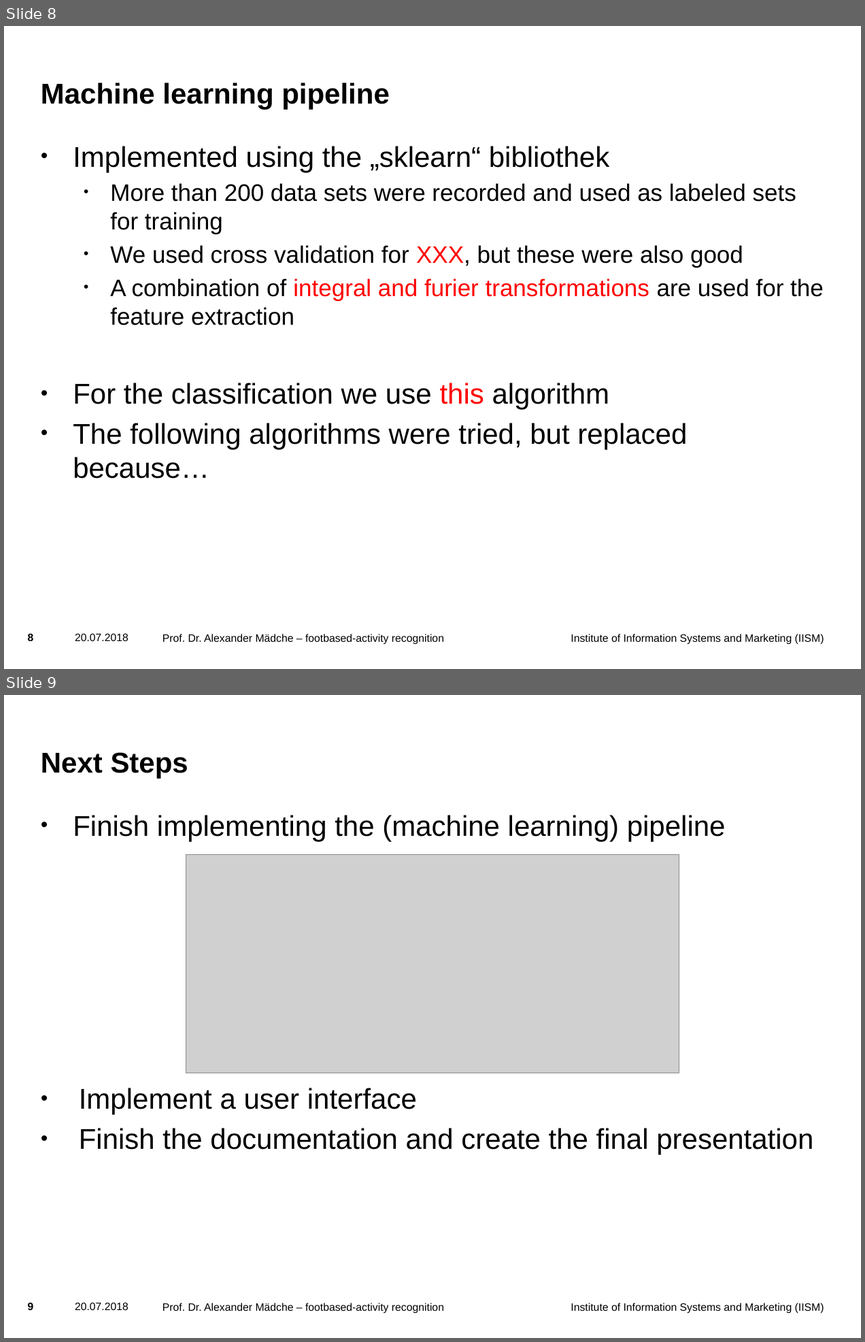
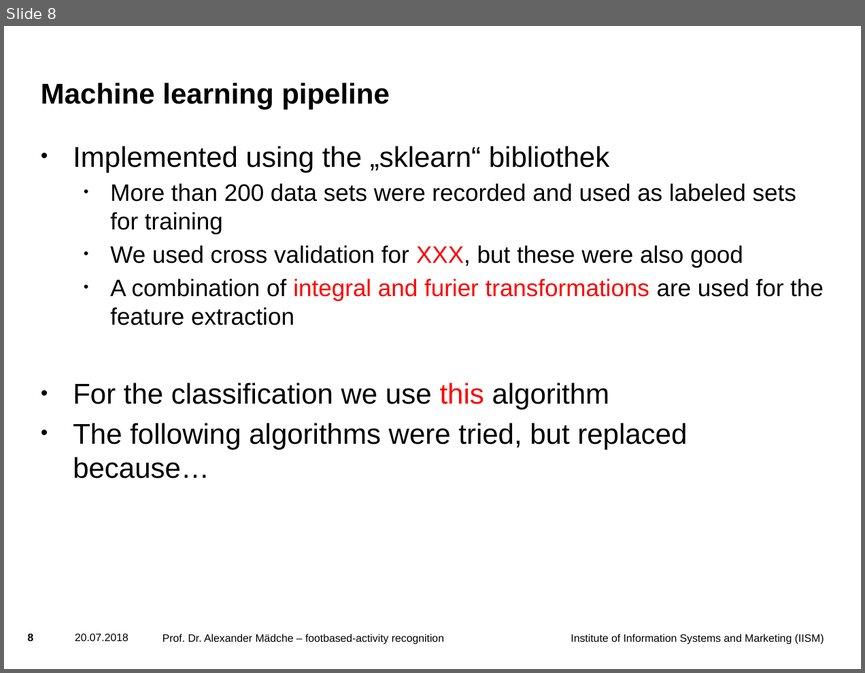
Before and after one commit to liskior/Footbased, a slide deck: docs/presentation/final presentation/final presentation_foot-based activity recognition.pptx. Shown one above the other, each under a label of ours: slides 8 and 9 before the commit, slide 8 after it. The pictures are 865x1342 and 865x673 pixels, drawn with LibreOffice and Linux fonts; fonts in the diff are those of the drawing; grey boxes stand for pictures; background and template pictures are left out. Boxes give left, top, right and bottom in pixels: in the first picture for what was removed or moved away, otherwise in the second. Text is boxed around its words. In the diff, an @@ line names an element or a change of style, - is before the commit and + after.

```diff
--- a/docs/presentation/final presentation/final presentation_foot-based activity recognition.pptx
+++ b/docs/presentation/final presentation/final presentation_foot-based activity recognition.pptx
@@ slide 9 removed at [4,695,861,1338], background picture (left out); not listed: 3 template elements that a slide beside it also shows @@
@@ title removed at [41,752,188,779] @@
-Next Steps
@@ text removed at [73,815,813,1155] @@
-• Finish implementing the (machine learning) pipeline
-• Implement a user interface
-• Finish the documentation and create the final presentation
@@ picture removed at [186,854,679,1073] @@
@@ text removed at [162,1302,444,1313] @@
-Prof. Dr. Alexander Mädche – footbased-activity recognition
```
Also in this commit, not shown: 6 slides changed, 2 slides added, 1 other file.
